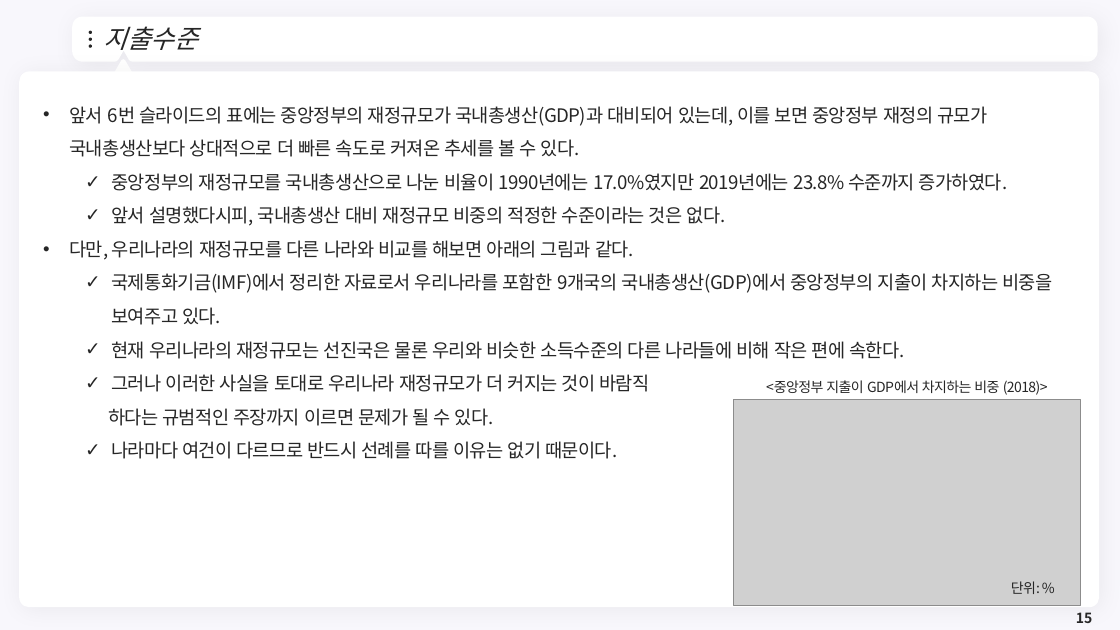
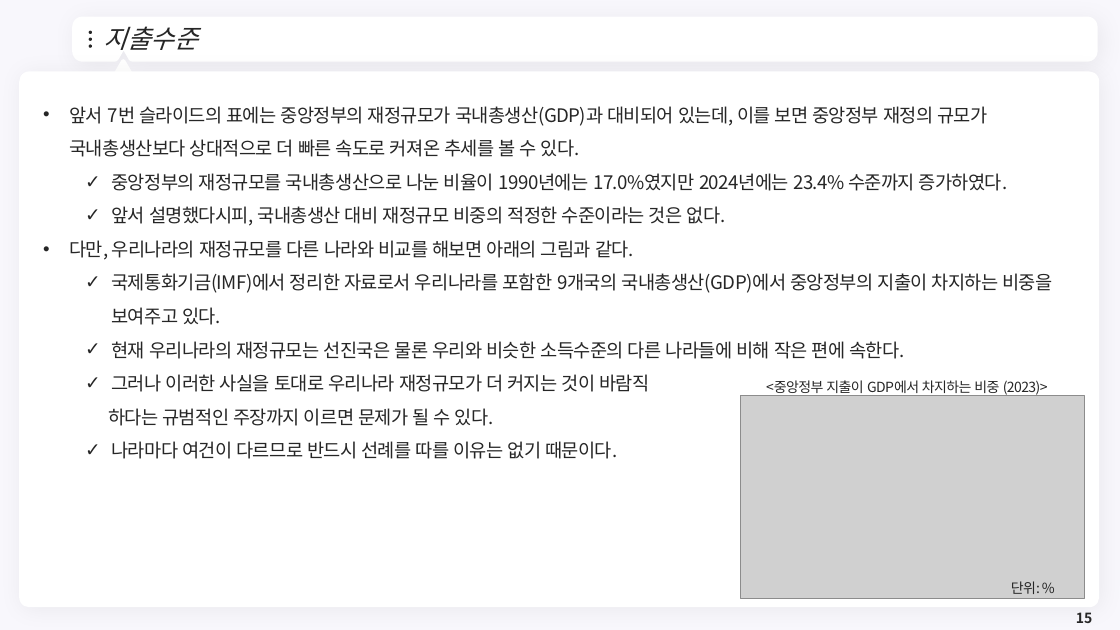
Before and after one commit to meandthey/Teaching, a slide deck: slide 15 of 재정학/01_Lectures/재정학_Chapter_2.pptx. Drawn at 1120x630 pixels with LibreOffice and Linux fonts; fonts in the diff are those of the drawing; grey boxes stand for pictures; background and template pictures are left out. Boxes give left, top, right and bottom in pixels: in the first picture for what was removed or moved away, otherwise in the second. Text is boxed around its words. In the diff, an @@ line names an element or a change of style, - is before the commit and + after.

```diff
--- a/재정학/01_Lectures/재정학_Chapter_2.pptx
+++ b/재정학/01_Lectures/재정학_Chapter_2.pptx
@@ text at (x1=69, y1=106, x2=1007, y2=191): text changed @@
-• 앞서 6번 슬라이드의 표에는 중앙정부의 재정규모가 국내총생산(GDP)과 대비되어 있는데, 이를 보면 중앙정부 재정의 규모가 국내총생산보다 상대적으로 더 빠른 속도로 커져온 추세를 볼 수 있다.
-  ✓ 중앙정부의 재정규모를 국내총생산으로 나눈 비율이 1990년에는 17.0%였지만 2019년에는 23.8% 수준까지 증가하였다.
+• 앞서 7번 슬라이드의 표에는 중앙정부의 재정규모가 국내총생산(GDP)과 대비되어 있는데, 이를 보면 중앙정부 재정의 규모가 국내총생산보다 상대적으로 더 빠른 속도로 커져온 추세를 볼 수 있다.
+  ✓ 중앙정부의 재정규모를 국내총생산으로 나눈 비율이 1990년에는 17.0%였지만 2024년에는 23.4% 수준까지 증가하였다.
@@ text at (x1=766, y1=380, x2=1048, y2=396): text changed @@
-<중앙정부 지출이 GDP에서 차지하는 비중 (2018)>
+<중앙정부 지출이 GDP에서 차지하는 비중 (2023)>
@@ picture resized from (x1=734, y1=400, x2=1081, y2=606) to (x1=740, y1=396, x2=1084, y2=598) @@
```
Also in this commit, not shown: 5 other slides changed, 1 slide added, 2 other files.
